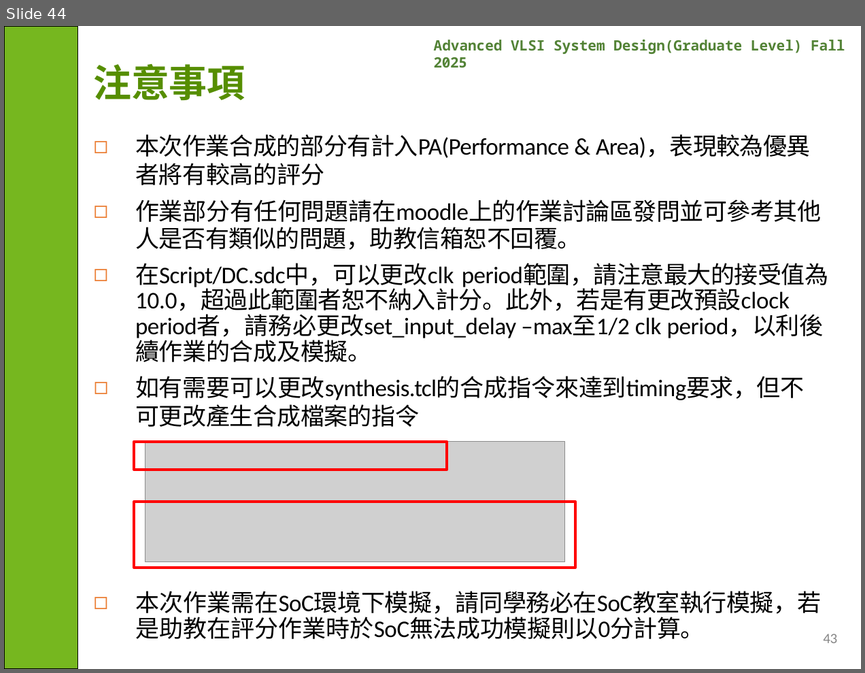
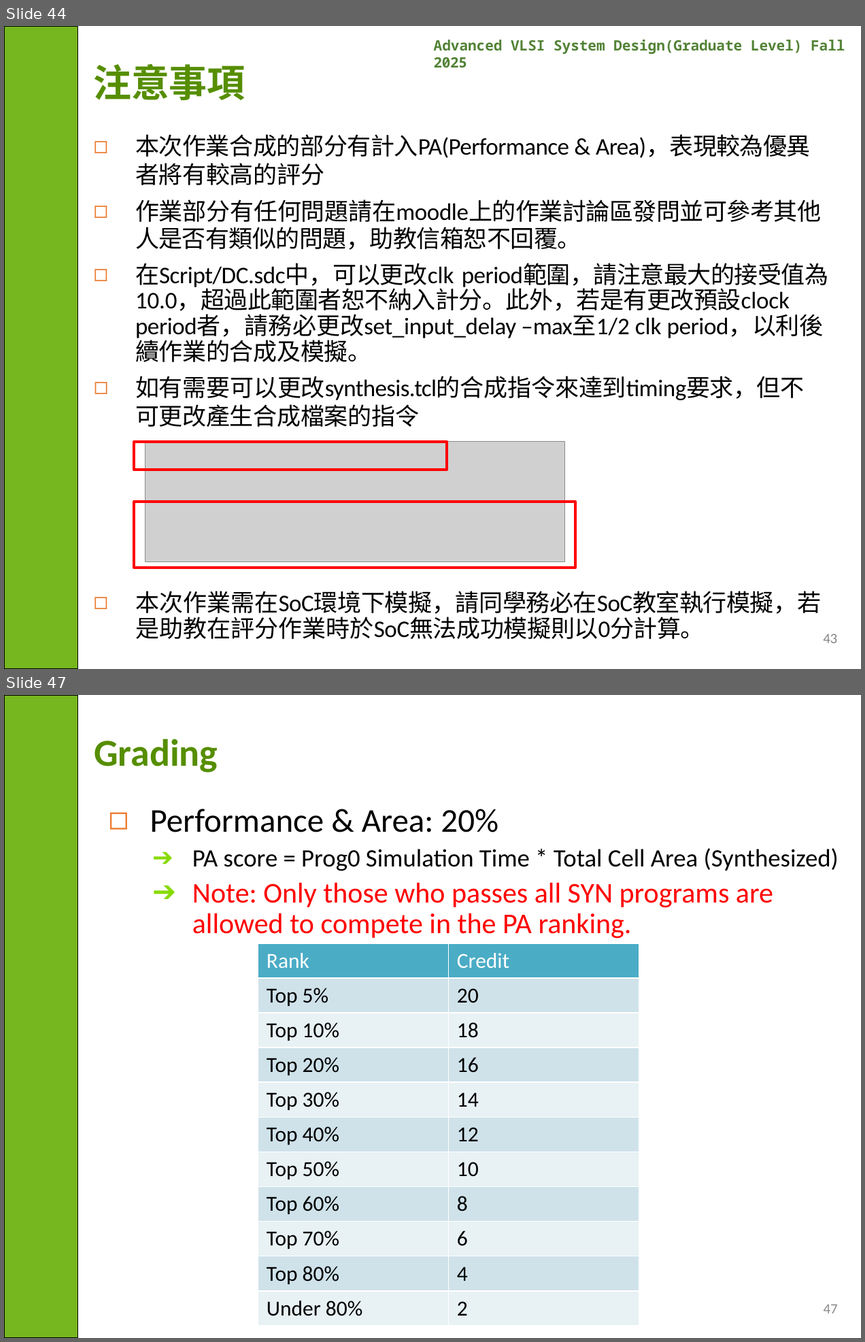
Before and after one commit to YuYang720/AVSD_Homework, a slide deck: Homework2/AVSD_2025_HW2_Explanation.pptx. Shown one above the other, each under a label of ours: slide 44 before the commit, slides 44 and 47 after it; the slides between them are not shown. The pictures are 865x673 and 865x1342 pixels, drawn with LibreOffice and Linux fonts; fonts in the diff are those of the drawing; grey boxes stand for pictures; background and template pictures are left out. Boxes give left, top, right and bottom in pixels: in the first picture for what was removed or moved away, otherwise in the second. Text is boxed around its words. In the diff, an @@ line names an element or a change of style, - is before the commit and + after.

```diff
--- a/Homework2/AVSD_2025_HW2_Explanation.pptx
+++ b/Homework2/AVSD_2025_HW2_Explanation.pptx
@@ slide 47 added at [4,695,861,1338], background #FFFFFF; not listed: 2 template elements that a slide beside it also shows @@
@@ title added at [94,739,218,773], 32 pt, text #568E00, bold @@
+Grading
@@ text added at [150,809,838,938], 24 pt, text #000000 @@
+◻ Performance & Area: 20%
+  ➔ PA score = Prog0 Simulation Time * Total Cell Area (Synthesized)
+  ➔ Note: Only those who passes all SYN programs are allowed to compete in the PA ranking.
@@ table added at [258,943,638,1325], 11 rows, 2 columns @@
+Rank | Credit
+Top 5% | 20
+Top 10% | 18
+Top 20% | 16
+Top 30% | 14
+Top 40% | 12
+Top 50% | 10
+Top 60% | 8
+Top 70% | 6
+Top 80% | 4
+Under 80% | 2
@@ page number added at [823,1304,838,1313], 12 pt, text #8C8C8C @@
+47
```
Also in this commit, not shown: 1 slide changed, 2 other slides added, 4 other files.
